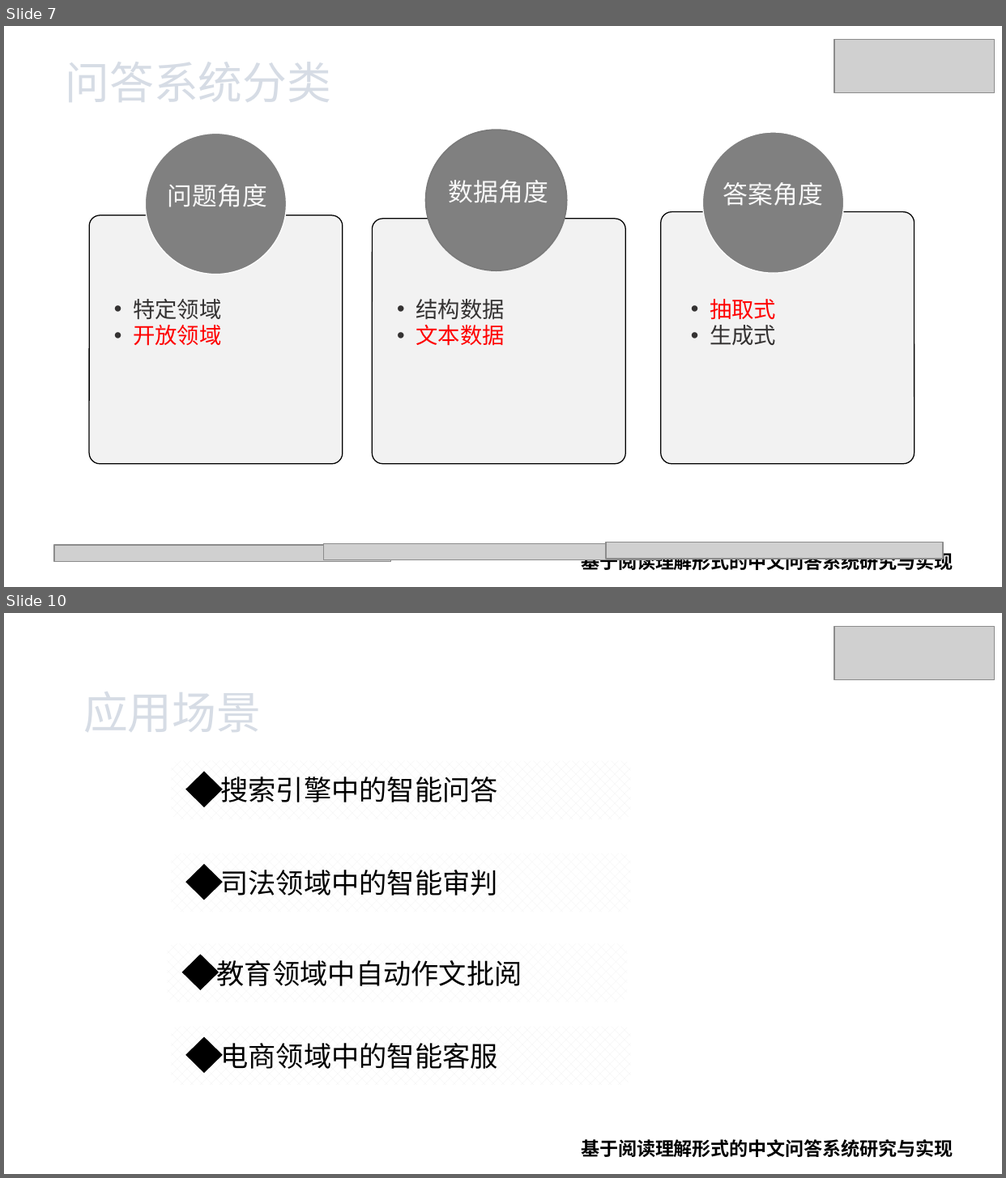
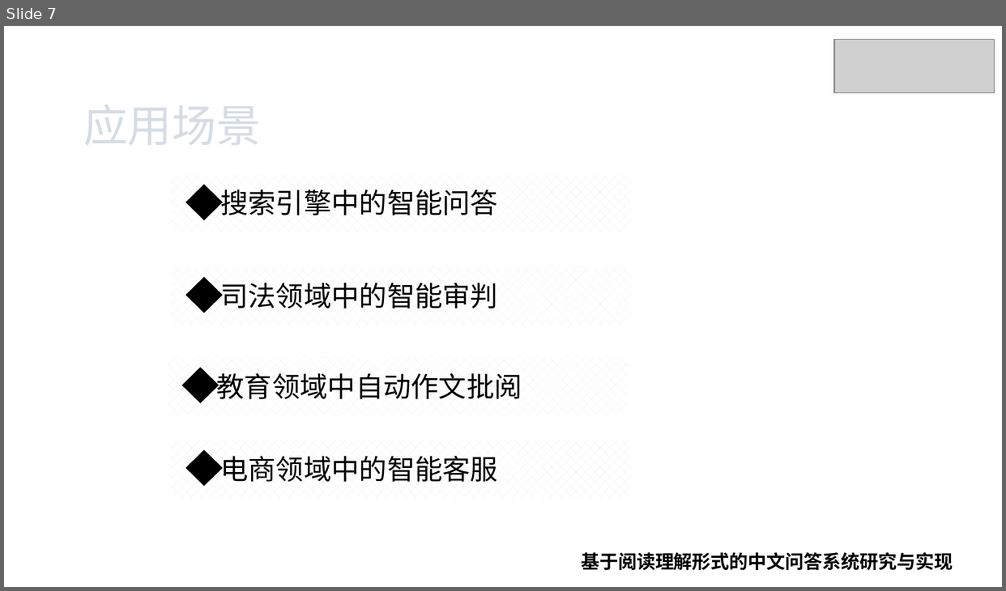
Before and after one commit to xhsun1997/ChineseMRC, a slide deck: 孙相会.pptx. Shown one above the other, each under a label of ours: slides 7 and 10 before the commit, slide 7 after it; the slides between them are not shown. The pictures are 1006x1178 and 1006x591 pixels, drawn with LibreOffice and Linux fonts; fonts in the diff are those of the drawing; grey boxes stand for pictures; background and template pictures are left out. Boxes give left, top, right and bottom in pixels: in the first picture for what was removed or moved away, otherwise in the second. Text is boxed around its words. In the diff, an @@ line names an element or a change of style, - is before the commit and + after.

```diff
--- a/孙相会.pptx
+++ b/孙相会.pptx
@@ slide 7 removed at [4,26,1002,587], background picture (left out) @@
@@ picture removed at [834,39,994,93] @@
@@ text removed at [66,62,332,102] @@
-问答系统分类
@@ ellipse removed at [146,134,287,275] @@
@@ ellipse removed at [426,130,567,271] @@
@@ ellipse removed at [702,132,843,272] @@
@@ text removed at [168,184,267,207] @@
-问题角度
@@ text removed at [449,180,548,203] @@
-数据角度
@@ text removed at [723,182,823,206] @@
-答案角度
@@ rounded rectangle removed at [89,216,343,464] @@
@@ rounded rectangle removed at [373,219,626,464] @@
@@ rounded rectangle removed at [661,211,914,464] @@
@@ text removed at [133,299,221,346] @@
-• 特定领域
-• 开放领域
@@ text removed at [416,299,505,346] @@
-• 结构数据
-• 文本数据
@@ text removed at [710,299,776,345] @@
-• 抽取式
-• 生成式
@@ picture removed at [54,545,391,562] @@
@@ picture removed at [323,544,661,561] @@
@@ text removed at [581,550,953,574] @@
-基于阅读理解形式的中文问答系统研究与实现
@@ picture removed at [606,543,943,560] @@
@@ what was slide 10 is now slide 7 @@
```
Also in this commit, not shown: 7 slides changed, 3 slides added, 5 other slides removed, 7 other files.
